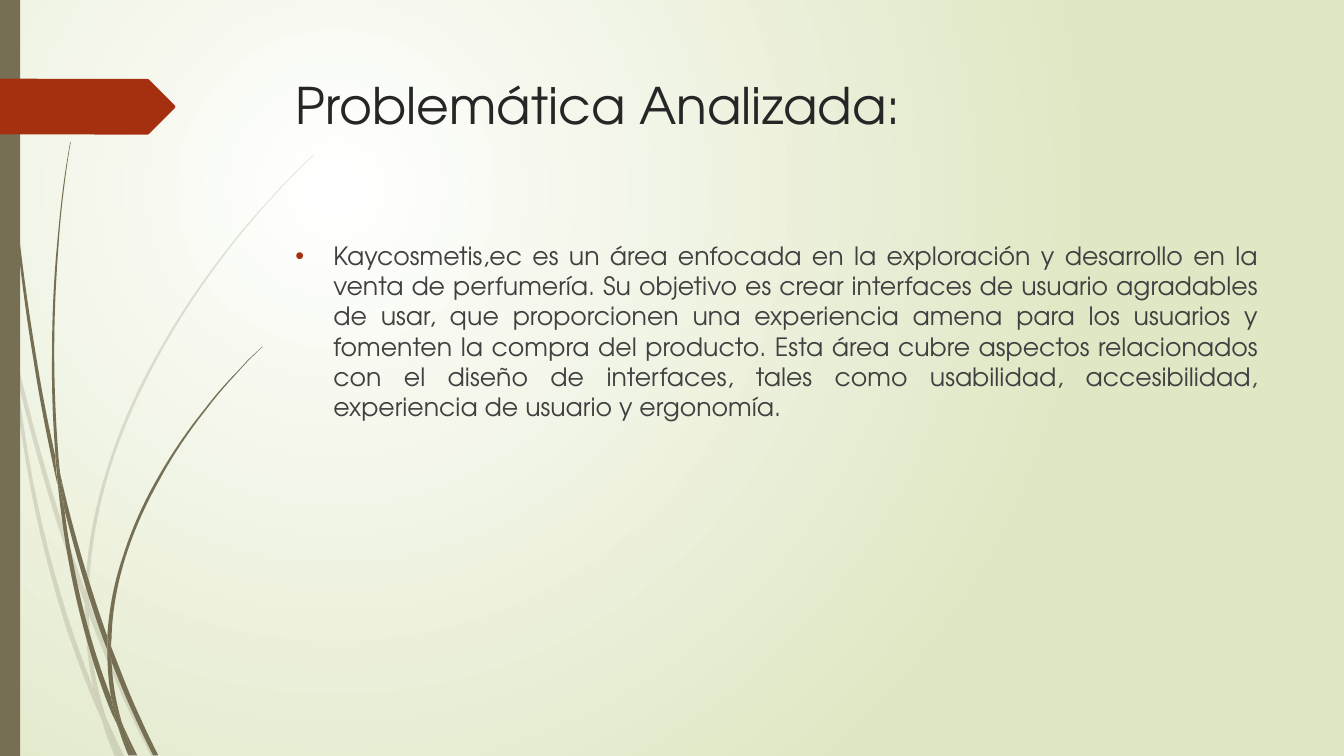
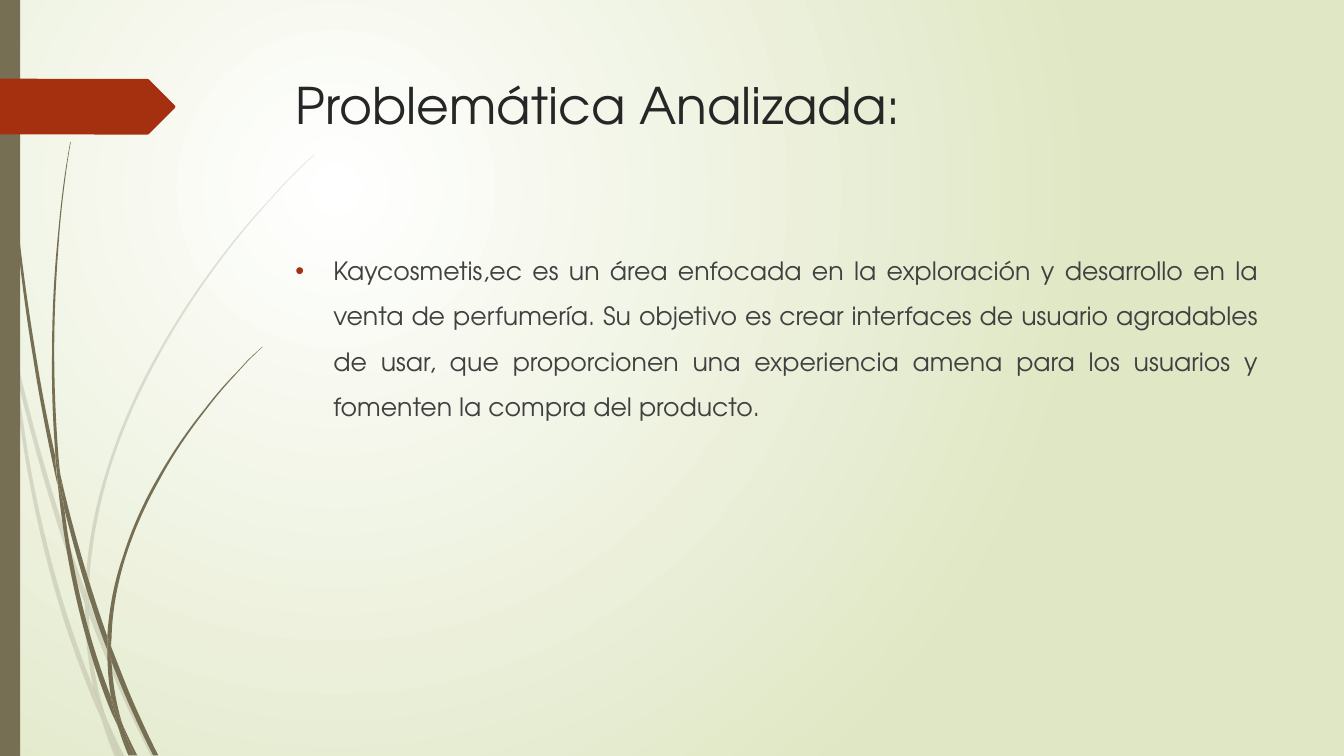
Before and after one commit to ChristianHernand16/Human-Computer-Integration-Human-Computer-Integration-And-Digital-Citizenship, a slide deck: slide 2 of Parte III/Informe/SISTEMA DE GESTIÓN DE VENTAS DE PERFUMERÍA EN.pptx. Drawn at 1344x756 pixels with LibreOffice and Linux fonts; fonts in the diff are those of the drawing. Boxes give left, top, right and bottom in pixels: in the first picture for what was removed or moved away, otherwise in the second. Text is boxed around its words. In the diff, an @@ line names an element or a change of style, - is before the commit and + after.

```diff
--- a/Parte III/Informe/SISTEMA DE GESTIÓN DE VENTAS DE PERFUMERÍA EN.pptx
+++ b/Parte III/Informe/SISTEMA DE GESTIÓN DE VENTAS DE PERFUMERÍA EN.pptx
@@ text at (333, 261, 1258, 421): text changed @@
-• Kaycosmetis,ec es un área enfocada en la exploración y desarrollo en la venta de perfumería. Su objetivo es crear interfaces de usuario agradables de usar, que proporcionen una experiencia amena para los usuarios y fomenten la compra del producto. Esta área cubre aspectos relacionados con el diseño de interfaces, tales como usabilidad, accesibilidad, experiencia de usuario y ergonomía.
+• Kaycosmetis,ec es un área enfocada en la exploración y desarrollo en la venta de perfumería. Su objetivo es crear interfaces de usuario agradables de usar, que proporcionen una experiencia amena para los usuarios y fomenten la compra del producto.
```
Also in this commit, not shown: 11 other slides changed, 1 other file.
